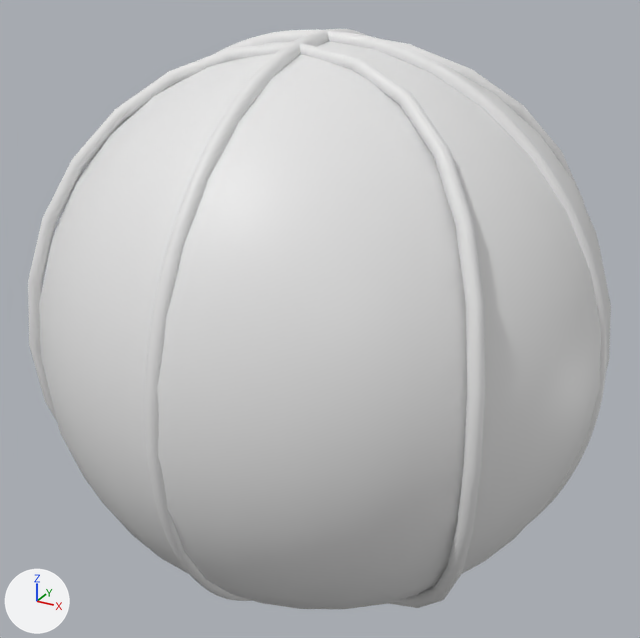
The FBX model TeamC/Assets/Prefabs/Prefab/Basketball(1).fbx as it was, and as the next commit left it.
Camera for both pictures: a 50 mm camera at (0.262, -0.483, 0.244) aimed at (-0.003, 0.0, 0.003). The axes (+X, +Y, +Z) are drawn at lower left. The lights are the same throughout. Where no turn or scale is listed for an object, it has been applied to the vertices.

The first picture shows 'Shape002'.
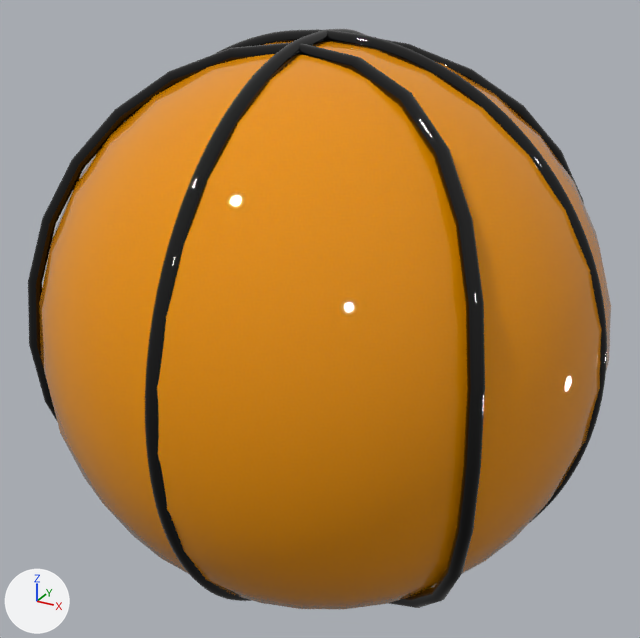
The newer file is also turned or shifted as a whole; pictures and numbers use the older file's frame.

The change, as a diff of the scene's bpy script:
```diff
--- a/TeamC/Assets/Prefabs/Prefab/Basketball(1).fbx.py
+++ b/TeamC/Assets/Prefabs/Prefab/Basketball(1).fbx.py
@@ mat_material__2 @@
+mat_material__2 = principled_material('Material #2')
+mat_material__2.base_color = (0.0, 0.0, 0.0)  # black #000000
+mat_material__2.roughness = 0.0
@@ mat_material__3 @@
+mat_material__3 = principled_material('Material #3')
+mat_material__3.base_color = (0.835, 0.294, 0.0)  # orange #ec9400
+mat_material__3.roughness = 0.0
@@ me_mesh @@
 me_mesh.from_pydata(...)  # 6530 vertices, 6560 faces; spans x -0.186..0.186, y -0.186..0.186, z -0.19..0.19
 # used by ob_shape002; location = (0.0, 0.0, 0.0)
+# me_mesh part 1: 6048 of the faces centred in x -0.186..0.186, y -0.186..0.186, z -0.19..0.19 switch from no material to mat_material__2 (black #000000)
+# me_mesh part 2: 512 of the faces centred in x -0.181..0.181, y -0.181..0.181, z -0.182..0.182 switch from no material to mat_material__3 (orange #ec9400)
```

Boxes [x1, y1, x2, y2] around the edits, measured in the pictures (640 x 638 px):
part 1 of me_mesh, recoloured (white to black): [28, 29, 607, 608] in both
part 2 of me_mesh, recoloured (white to orange): [39, 41, 611, 609] in both
